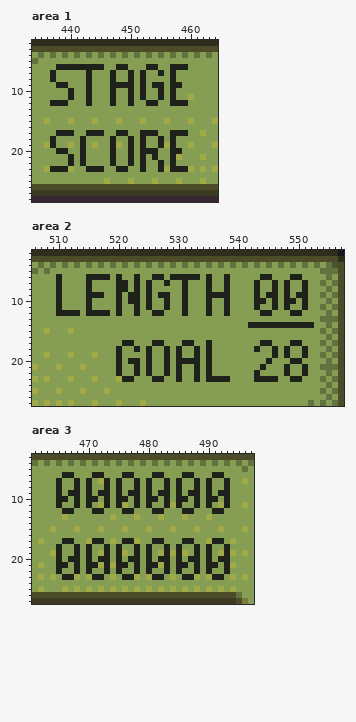
Two versions of one pixel-art file, games/Phaser-Snake-Game/public/assets/sprites/spaceBoyBase.aseprite. Above: the version before the commit.
640x360 pixels, 1 frame. Colours within 5 levels of each other are drawn and written as one. Shown: area 1: x 434..464, y 2..28; area 2: x 506..557, y 2..27; area 3: x 461..497, y 3..27. The commit also changed other parts of the picture, which this record leaves out.
Now the later version:
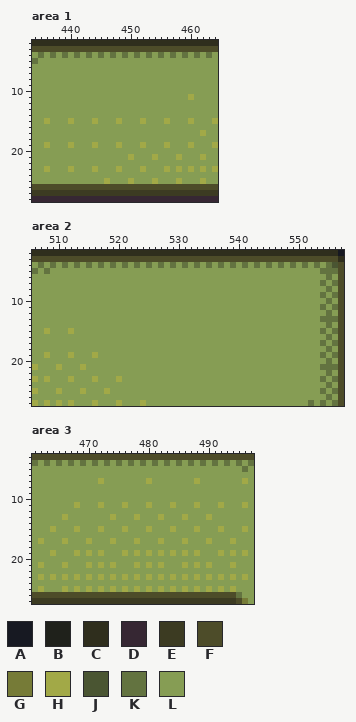
Palette (. is transparent): A #171922  B #1f211b  C #2f2e1d  D #362733  E #3c3b22  F #4d4c29  G #767b37  H #a2a947  J #4a5532  K #637340  L #869d54
Difference:
layer "bitmap font" now hidden
Changed rows in their new state; - is an unchanged pixel.
Area 1:
first column x 437:
 6 -LLLLLLLL--LL---LL--LLL
 7 L-----L---L--L-L--L-L--
 8 L-----L---L--L-L----L--
 9 -LL---L---LLLL-L-LL-LL-
10 ---L--L---L--L-L--L-L--
11 ---L--L---L--L-L--L-L--
12 LLL---L---L--L--LL--LLL
first column x 437:
17 -LLL--LLL--LL--LLL--LLL
18 L----L----L--L-L--L-L--
19 L----L----L--L-H--L-L--
20 -LL--L----L--L-LLL--LL-
21 ---L-L----L--H-L-H--L--
22 ---L-L----L--L-L--L-L--
23 LLL---LHL--HL--H--L-LHL
Area 2:
first column x 510:
 6 L----LLLL-L--L--LL-LLLLL-L--L-----LL---LL--
 7 L----L----LL-L-L--L--L---L--L----L--L-L--L-
 8 L----L----LL-L-L-----L---L--L----L--L-L--L-
 9 L----LLL--L-LL-L-LL--L---LLLL----L-LL-L-LL-
10 L----L----L-LL-L--L--L---L--L----LL-L-LL-L-
11 L----L----L--L-L--L--L---L--L----L--L-L--L-
12 LLLL-LLLL-L--L--LL---L---L--L-----LL---LL--
14 --------------------------------LLLLLLLLLLL
17 -----------LL---LL---LL--L--------LL---LL--
18 ----------L--L-L--L-L--L-L-------L--L-L--L-
19 ----------L----L--L-L--L-L----------L-L--L-
20 ----------L-LL-L--L-LLLL-L---------L---LL--
21 ----------L--L-L--L-L--L-L--------L---L--L-
22 ----------L--L-L--L-L--L-L-------L----L--L-
23 -----------LL---LL--L--L-LLLL----LLLL--LL--
Area 3:
first column x 465:
 6 -LL---LL---LL---LL---LL---LL-
 7 L--L-L--L-L--L-H--L-L--H-L--L
 8 L--L-L--L-L--L-L--L-L--L-L--L
 9 L-LL-L-LL-L-LL-L-LL-L-LL-L-LL
10 LL-L-LL-L-LL-L-LL-L-LL-L-LL-L
11 L--H-L--L-L--L-H--L-L--H-L--L
12 -LL---LL---LL---LL---LL---LL-
first column x 465:
17 -HL---LL---LL---LH---HL---LL-
18 L--L-L--L-L--L-L--L-L--L-L--L
19 L--H-H--L-L--H-H--L-L--H-L--L
20 L-LL-L-LL-L-LL-L-LL-L-LL-L-LL
21 LH-L-HL-L-LL-H-HL-L-LH-H-HL-L
22 L--L-L--L-L--L-L--L-L--L-L--L
23 -HL---LH---HL---LH---HL---LH-
Boxes around the changes in both pictures, in picture pixels (x1, y1, x2, y2):
changed: (50, 64, 188, 106)
changed: (50, 130, 188, 172)
changed: (56, 274, 230, 316)
changed: (248, 274, 314, 382)
changed: (116, 340, 230, 382)
changed: (56, 472, 230, 580)
